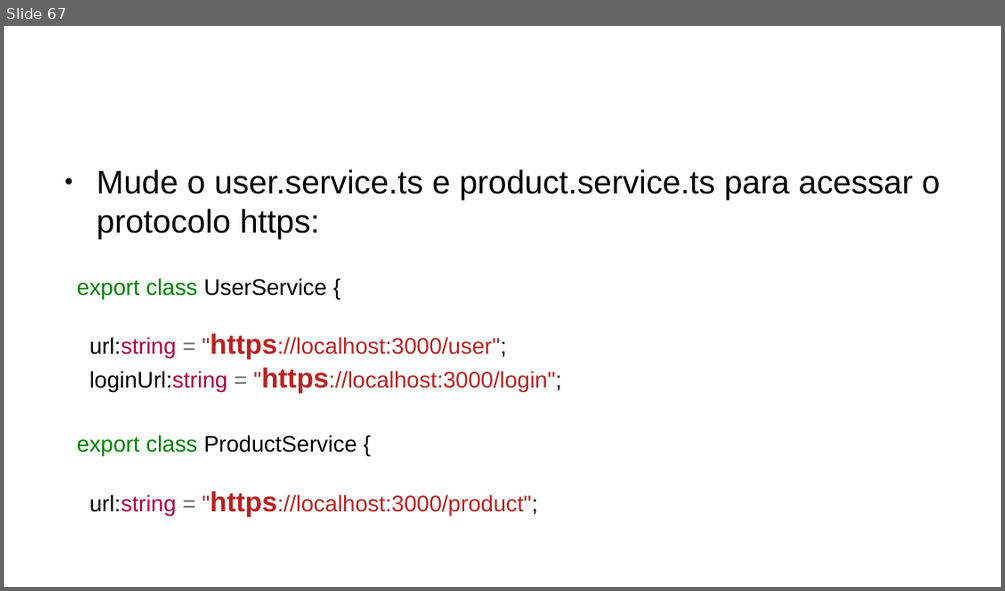
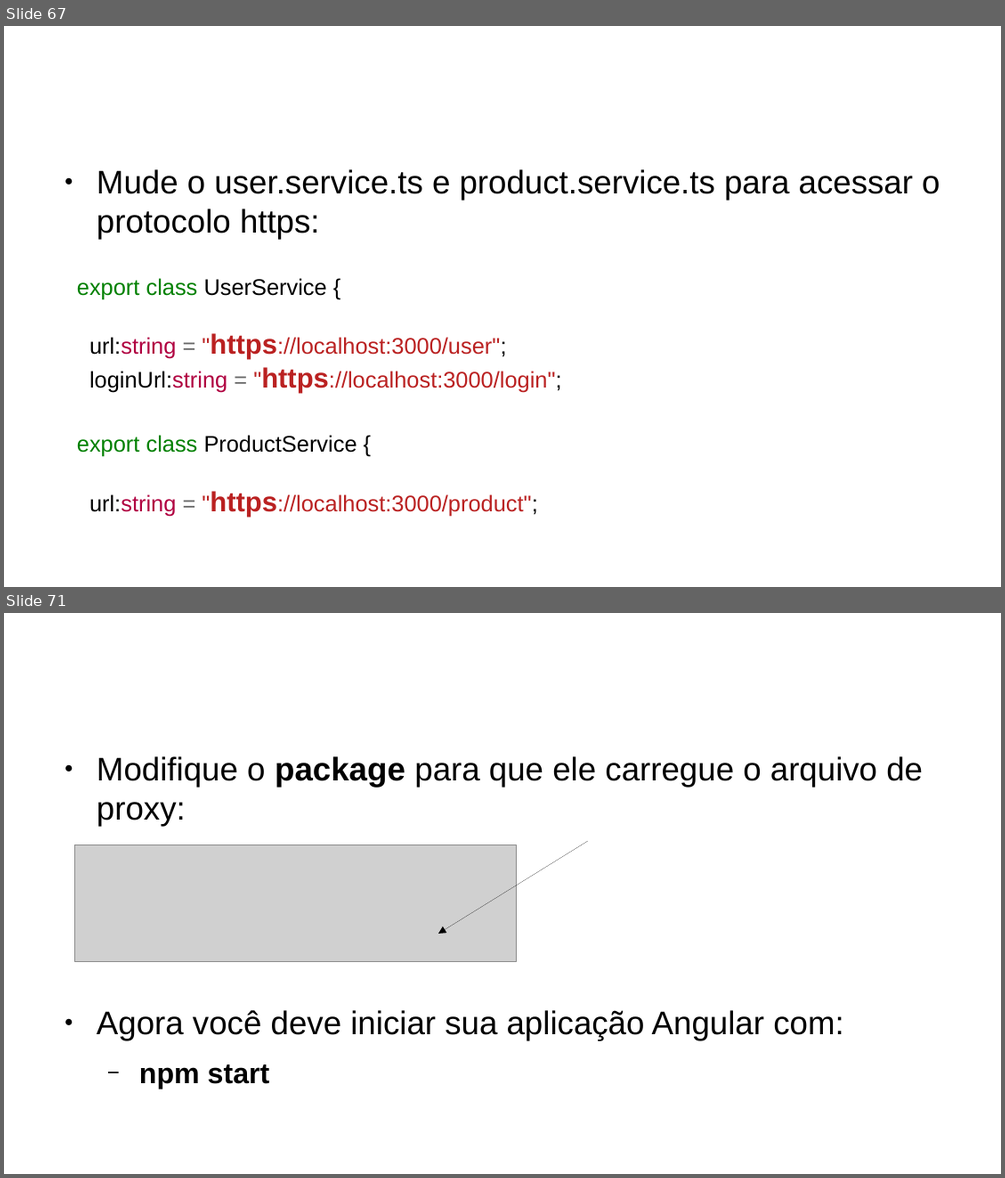
Before and after one commit to CCastro01/PIW-2019_1, a slide deck: SLIDES/14-Refatoração do Projeto CRUD.odp. Shown one above the other, each under a label of ours: slide 67 before the commit, slides 67 and 71 after it; the slides between them are not shown. The pictures are 1005x591 and 1005x1178 pixels, drawn with LibreOffice and Linux fonts; fonts in the diff are those of the drawing; grey boxes stand for pictures; background and template pictures are left out. Boxes give left, top, right and bottom in pixels: in the first picture for what was removed or moved away, otherwise in the second. Text is boxed around its words. In the diff, an @@ line names an element or a change of style, - is before the commit and + after.

```diff
--- a/SLIDES/14-Refatoração do Projeto CRUD.odp
+++ b/SLIDES/14-Refatoração do Projeto CRUD.odp
@@ slide 71 added at (x1=4, y1=613, x2=1001, y2=1174), background #FFFFFF @@
@@ text added at (x1=97, y1=756, x2=922, y2=1089), 26 pt, text #000000 @@
+● Modifique o package para que ele carregue o arquivo de proxy:
+● Agora você deve iniciar sua aplicação Angular com:
+  − npm start
@@ title added at (x1=97, y1=802, x2=186, y2=826), 35.7 pt, text #FFFFFF @@
+Proxy
@@ picture added at (x1=75, y1=845, x2=516, y2=962) @@
@@ arrow added from (589, 841) to (438, 933), #000000 0 pt @@
```
Also in this commit, not shown: 8 other slides added, 18 other files.
